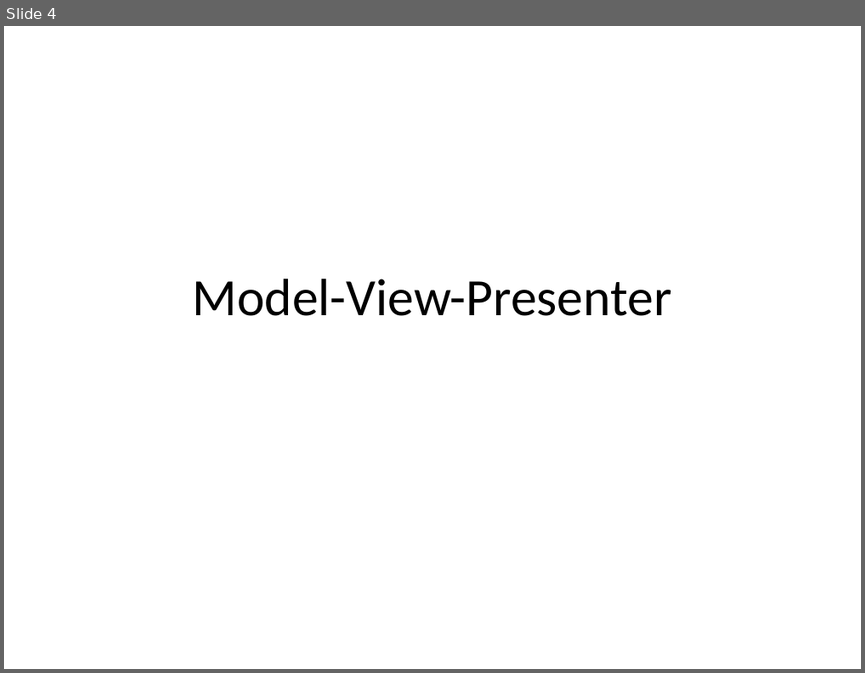
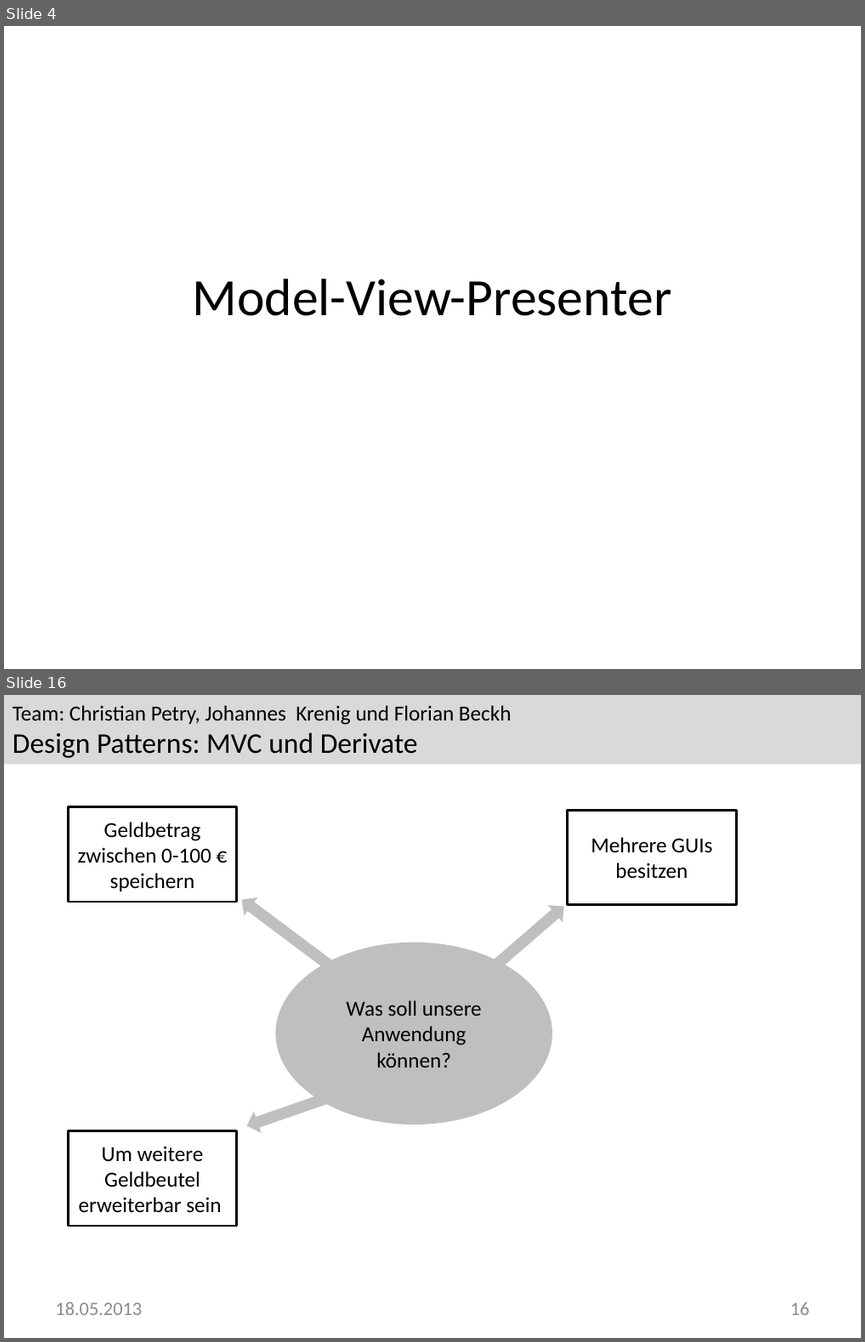
Before and after one commit to Greever/Design-Pattern-MVC, a slide deck: Dokumentation/Praesentation/Praesentation.pptx. Shown one above the other, each under a label of ours: slide 4 before the commit, slides 4 and 16 after it; the slides between them are not shown. The pictures are 865x673 and 865x1342 pixels, drawn with LibreOffice and Linux fonts; fonts in the diff are those of the drawing; background and template pictures are left out. Boxes give left, top, right and bottom in pixels: in the first picture for what was removed or moved away, otherwise in the second. Text is boxed around its words. In the diff, an @@ line names an element or a change of style, - is before the commit and + after.

```diff
--- a/Dokumentation/Praesentation/Praesentation.pptx
+++ b/Dokumentation/Praesentation/Praesentation.pptx
@@ slide 16 added at (x1=4, y1=695, x2=861, y2=1338), background #FFFFFF @@
@@ rectangle added at (x1=4, y1=695, x2=861, y2=765), fill #D9D9D9, 18 pt, text #000000 @@
+Team: Christian Petry, Johannes Krenig und Florian Beckh
+Design Patterns: MVC und Derivate
@@ rectangle added at (x1=69, y1=807, x2=237, y2=902), fill #FFFFFF, outline #000000 2 pt, 18 pt, text #000000 @@
+Geldbetrag zwischen 0-100 € speichern
@@ rectangle added at (x1=567, y1=810, x2=736, y2=904), fill #FFFFFF, outline #000000 2 pt, 18 pt, text #000000 @@
+Mehrere GUIs besitzen
@@ right arrow added at (x1=235, y1=891, x2=336, y2=975), fill #BFBFBF @@
@@ right arrow added at (x1=473, y1=897, x2=572, y2=987), fill #BFBFBF @@
@@ ellipse added at (x1=276, y1=941, x2=552, y2=1124), fill #BFBFBF, 18 pt, text #000000 @@
+Was soll unsere Anwendung können?
@@ right arrow added at (x1=243, y1=1078, x2=354, y2=1136), fill #BFBFBF @@
@@ rectangle added at (x1=69, y1=1131, x2=237, y2=1225), fill #FFFFFF, outline #000000 2 pt, 18 pt, text #000000 @@
+Um weitere Geldbeutel erweiterbar sein
@@ text added at (x1=55, y1=1302, x2=142, y2=1315), 16 pt, text #8C8C8C @@
+18.05.2013
@@ page number added at (x1=790, y1=1302, x2=810, y2=1315), 16 pt, text #8C8C8C @@
+16
```
Also in this commit, not shown: 14 slides changed, 8 other slides added, 2 other files.
